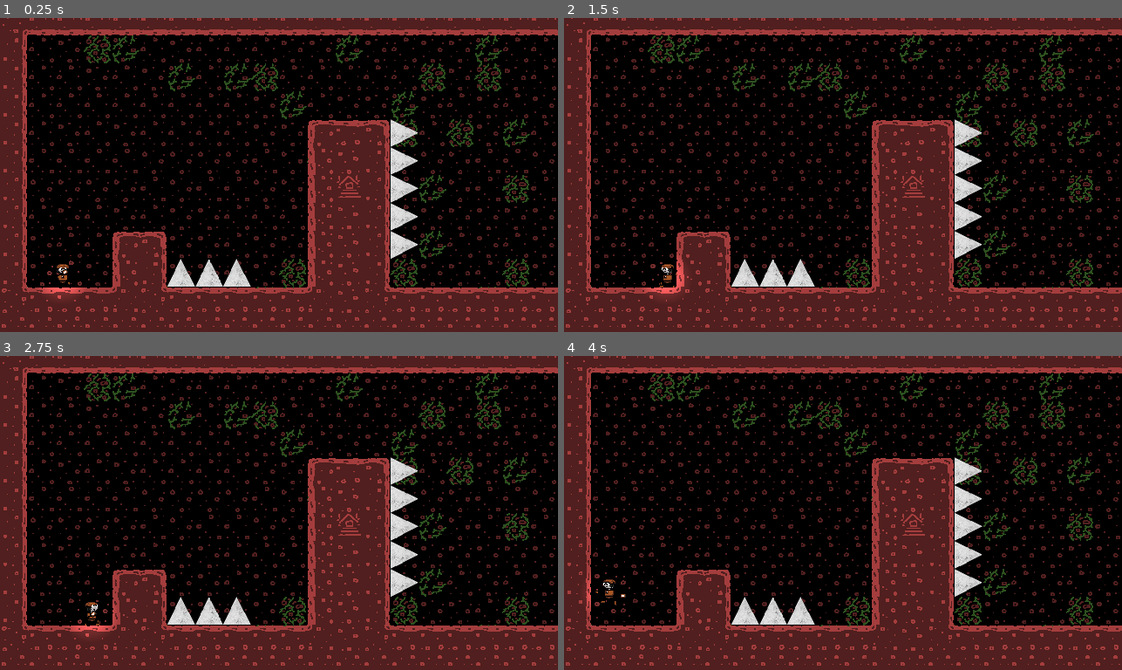
Above: before the commit, frames 1-4 (two rows, left to right).
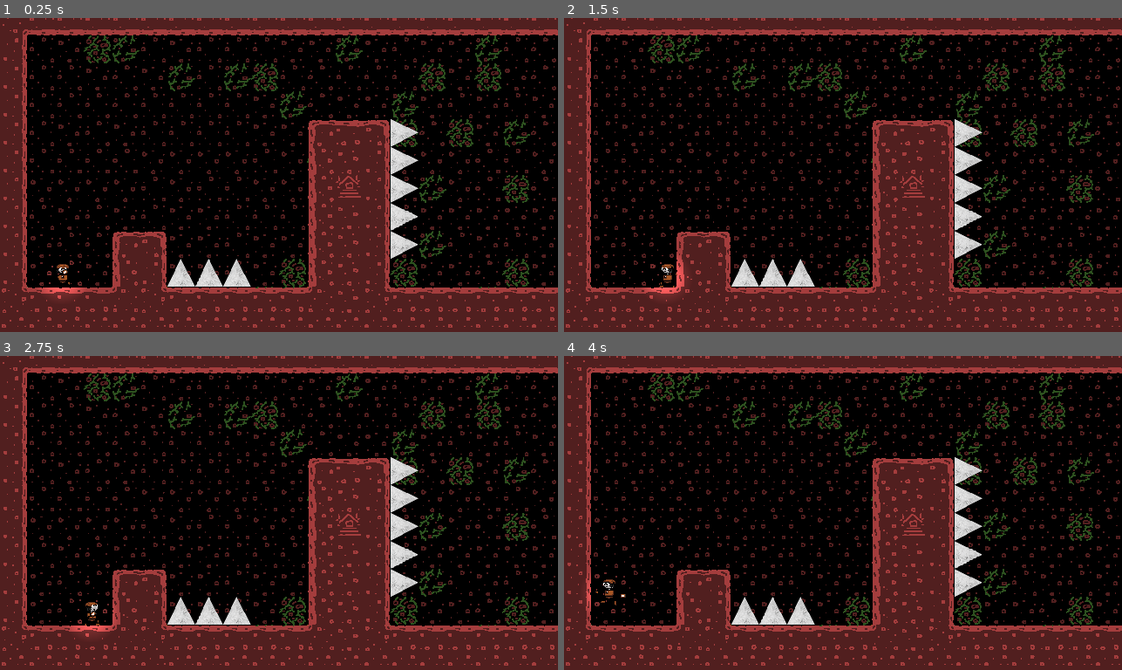
Above: after the commit, the same moments.

Repository: chars-at-last/Platforming-Game
Game: Godot game, scene res://nodes/scenes/level_manager.tscn
Two runs of this game, one before a commit and one after it. Both use one fixed random seed, a clock stepped at 60 frames per second and the inputs below. The engine's default icon, where the game draws it, is replaced by a stand-in: a white triangle on a blue panel in a dark square. Sound files missing from this copy of the repository are replaced by a short silence.
Inputs (mouse positions are in pixels of both pictures, inside the frame that each line leads up to):
- Up to frame 1 (0.25 s): no input
- Up to frame 2 (1.5 s): tap Enter at 0.5 s; move the mouse to (965, 159) at 0.52 s; hold D (move_right) 0.53-1.28 s; click (965, 159) at 0.6 s; tap Space (jump) at 0.77 s; move the mouse to (731, 190) at 1.27 s; hold A (move_left) from 1.28 s (still down); tap S (look_down) at 1.35 s
- Up to frame 3 (2.75 s): tap Space (jump) at 1.52 s; move the mouse to (334, 443) at 2.02 s; release A (move_left) at 2.03 s; hold D (move_right) from 2.03 s (still down); hold W (look_up) from 2.03 s (still down)
- Up to frame 4 (4 s): move the mouse to (815, 575) at 2.77 s; release W (look_up) at 2.78 s; tap Shift (pick_up) at 2.85 s; tap Space (jump) at 3.02, 3.77 s; move the mouse to (1010, 560) at 3.52 s; release D (move_right) at 3.53 s; hold A (move_left) from 3.53 s (still down); click (1010, 560) at 3.6 s

The runs differ from the first frame. In frame 1, 1.7% of the frame differs, in the area x 0-100%, y 0-99%; in frame 2, 1.7%; in frame 3, 1.7%; in frame 4, 1.7%.

Commit message:
Apparently I made changes so here's a commit lol

Diff:
--- a/nodes/scripts/level_manager.gd
+++ b/nodes/scripts/level_manager.gd
@@ -35,7 +35,7 @@
 
 	GameManager.current_level_manager = self
 	# TODO: Allow for any level to be the default
-	if SaveManager.level() == "1x1":
+	if SaveManager.level() == SaveManager.level_key:
 		add_child(default_level.instantiate())
 	else:
 		add_child(load(level_collection["base_collection"].levels_path + level_collection["base_collection"].collection[SaveManager.level()] + ".tscn").instantiate())
--- a/nodes/scripts/save_manager.gd
+++ b/nodes/scripts/save_manager.gd
@@ -5,6 +5,7 @@
 #const check_point_lev = "1x1"
 #constcheck
 
+var path = "user://player_saves.json"
 
 
 # Called when the node enters the scene tree for the first time.
@@ -23,10 +24,6 @@
 # Called every frame. 'delta' is the elapsed time since the previous frame.
 #func _process(delta: float) -> void:
 	#pass
-
-
-
-var path = "user://player_saves.json"
 
 #Save the level key and the player location
 func save(level, player_loc, check_point_level, check_point_loc):
--- a/project.godot
+++ b/project.godot
@@ -13,7 +13,6 @@
 config/name="Platforming Game"
 run/main_scene="res://nodes/scenes/level_manager.tscn"
 config/use_custom_user_dir=true
-config/custom_user_dir_name="PMP"
 config/features=PackedStringArray("4.3", "Forward Plus")
 config/icon="res://icon.svg"
 boot_splash/minimum_display_time=1000
Binary file added: assets/art/comp195_additional_sprites.png
Not shown, added: assets/art/comp195_additional_sprites.png.import
Binary file changed: assets/art/comp195_tileset.png
Not shown, changed: export_presets.cfg
